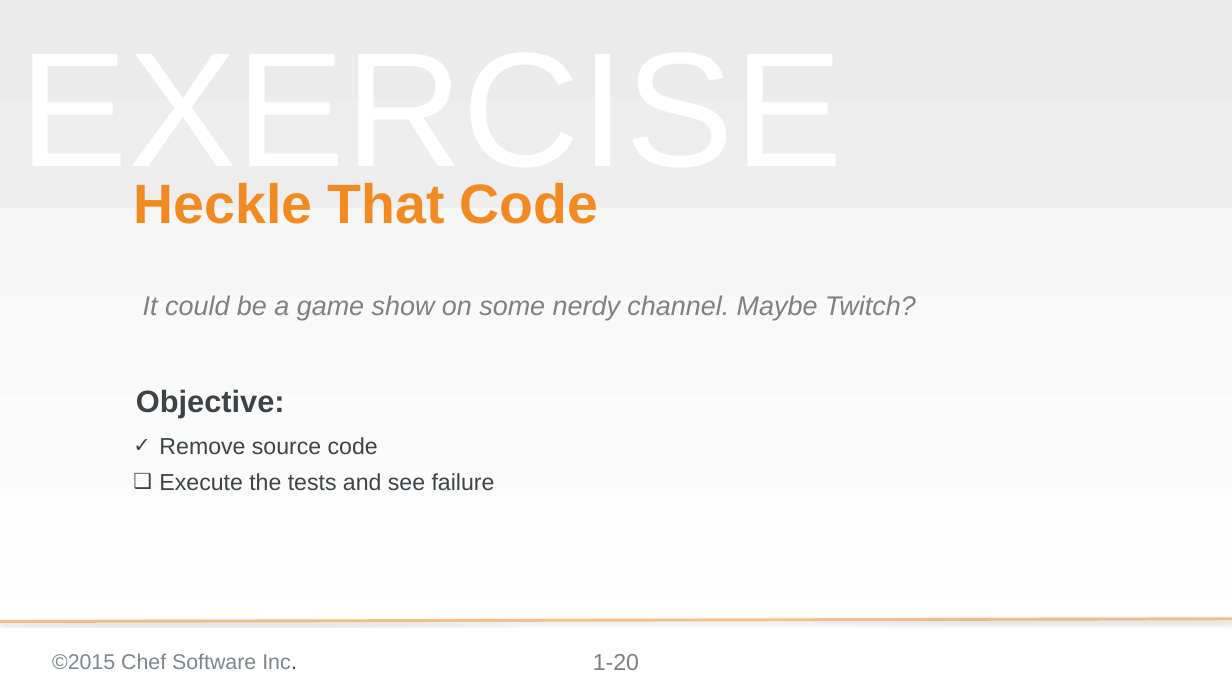
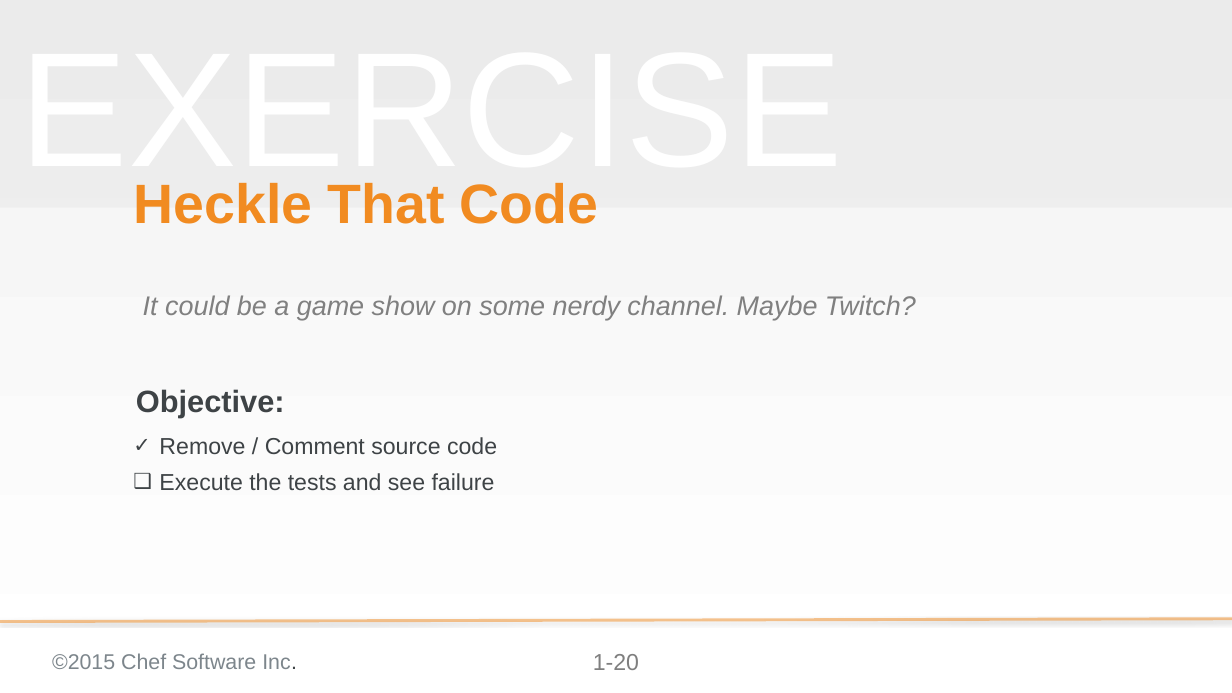
Before and after one commit to chef-training/test_driven_cookbook_development, a slide deck: slide 20 of 02-refactoring_cookbooks_with_tests.pptx. Drawn at 1232x693 pixels with LibreOffice and Linux fonts; fonts in the diff are those of the drawing; background and template pictures are left out. Boxes give left, top, right and bottom in pixels: in the first picture for what was removed or moved away, otherwise in the second. Text is boxed around its words. In the diff, an @@ line names an element or a change of style, - is before the commit and + after.

```diff
--- a/02-refactoring_cookbooks_with_tests.pptx
+++ b/02-refactoring_cookbooks_with_tests.pptx
@@ text at bbox=[159, 437, 497, 454]: text changed @@
-✓ Remove source code
+✓ Remove / Comment source code
```
Also in this commit, not shown: 3 other slides changed.
